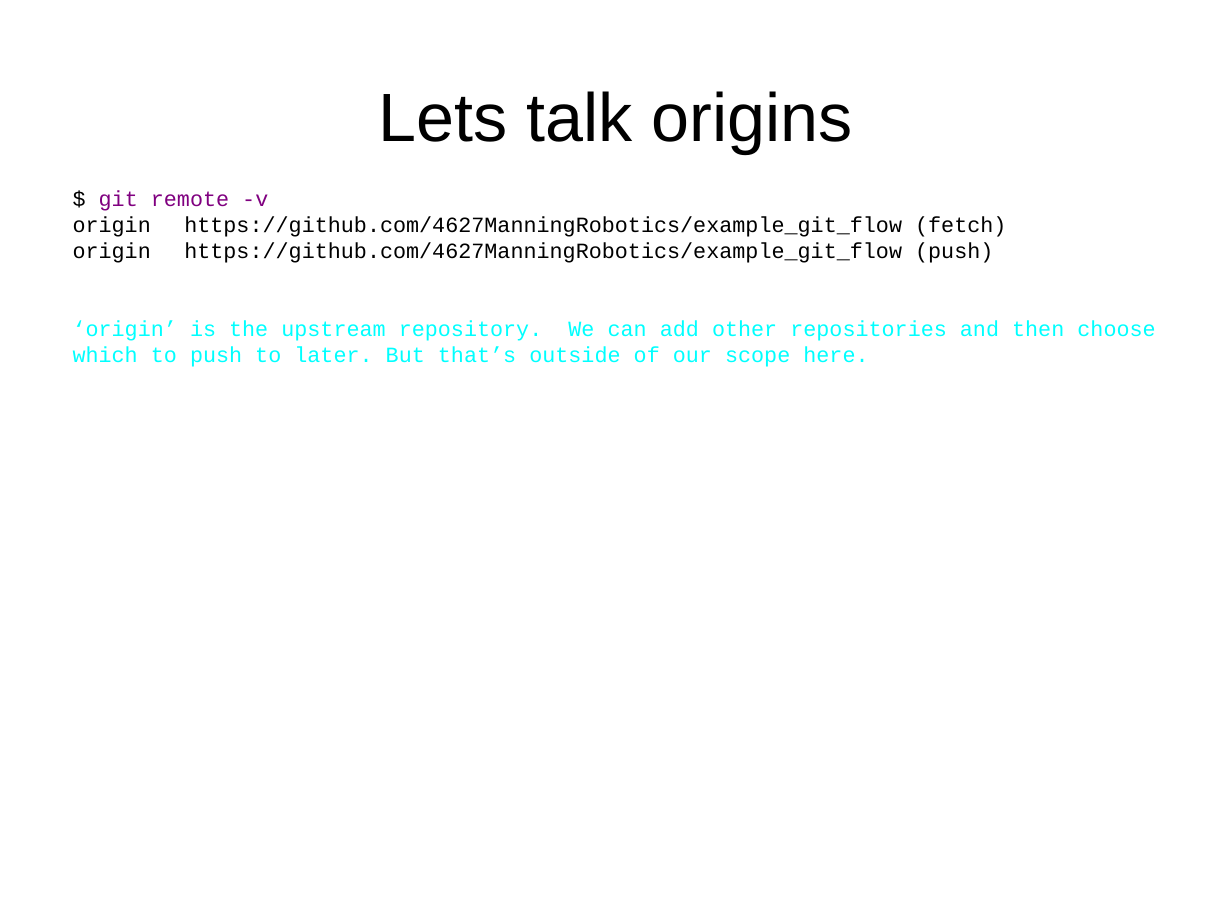
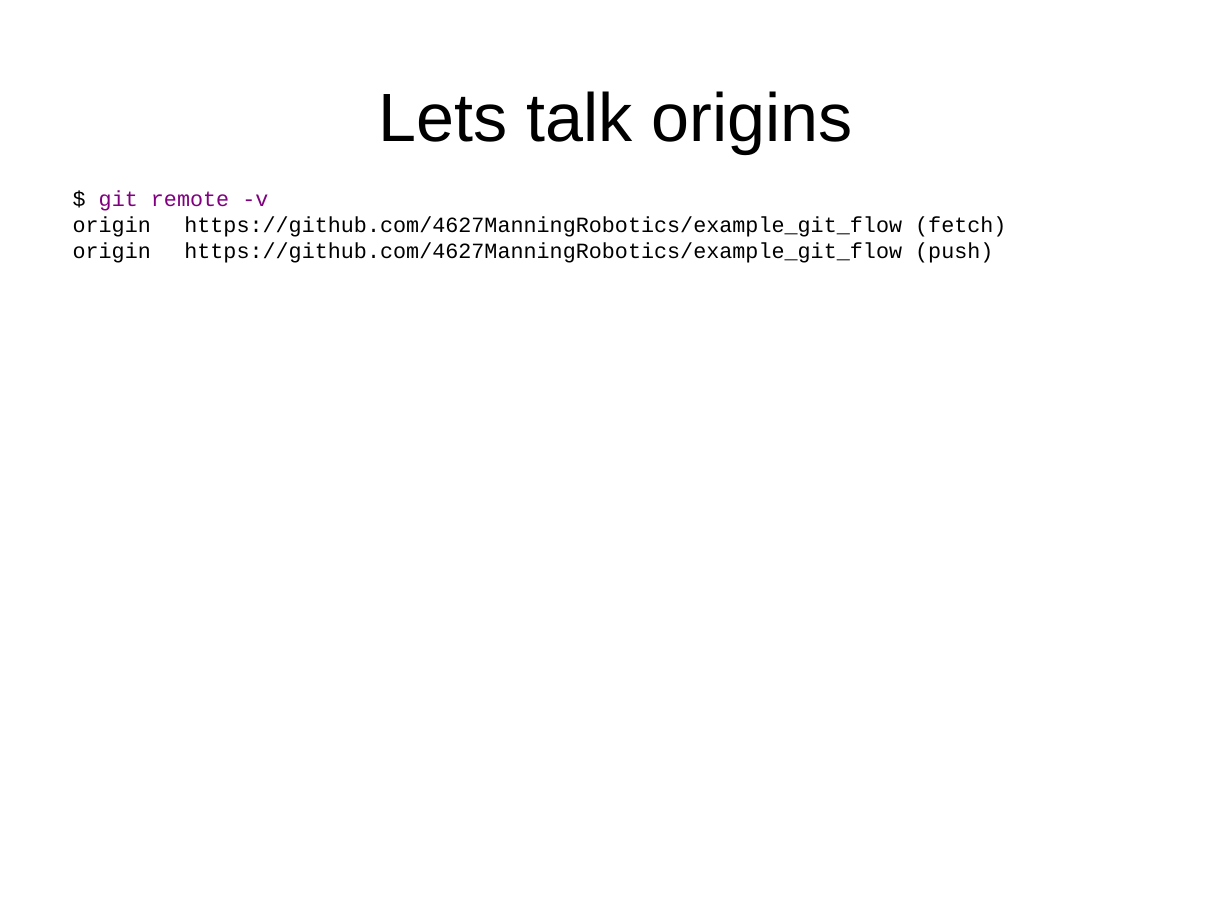
Before and after one commit to 4627ManningRobotics/WorkFlow, a slide deck: slide 53 of GIT Presentation.pptx. Drawn at 1232x924 pixels with LibreOffice and Linux fonts; fonts in the diff are those of the drawing. Boxes give left, top, right and bottom in pixels: in the first picture for what was removed or moved away, otherwise in the second. Text is boxed around its words. In the diff, an @@ line names an element or a change of style, - is before the commit and + after.

```diff
--- a/GIT Presentation.pptx
+++ b/GIT Presentation.pptx
@@ text at <box>73,320,1155,367</box>: paragraph removed @@
-‘origin’ is the upstream repository. We can add other repositories and then choose which to push to later. But that’s outside of our scope here.
```
Also in this commit, not shown: 3 other slides changed, 1 slide added.
